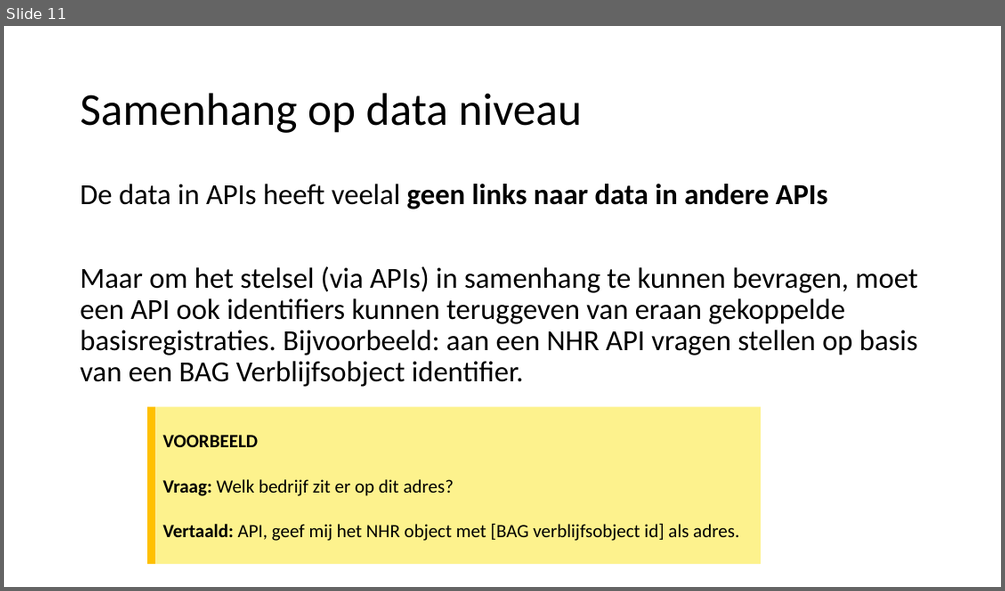
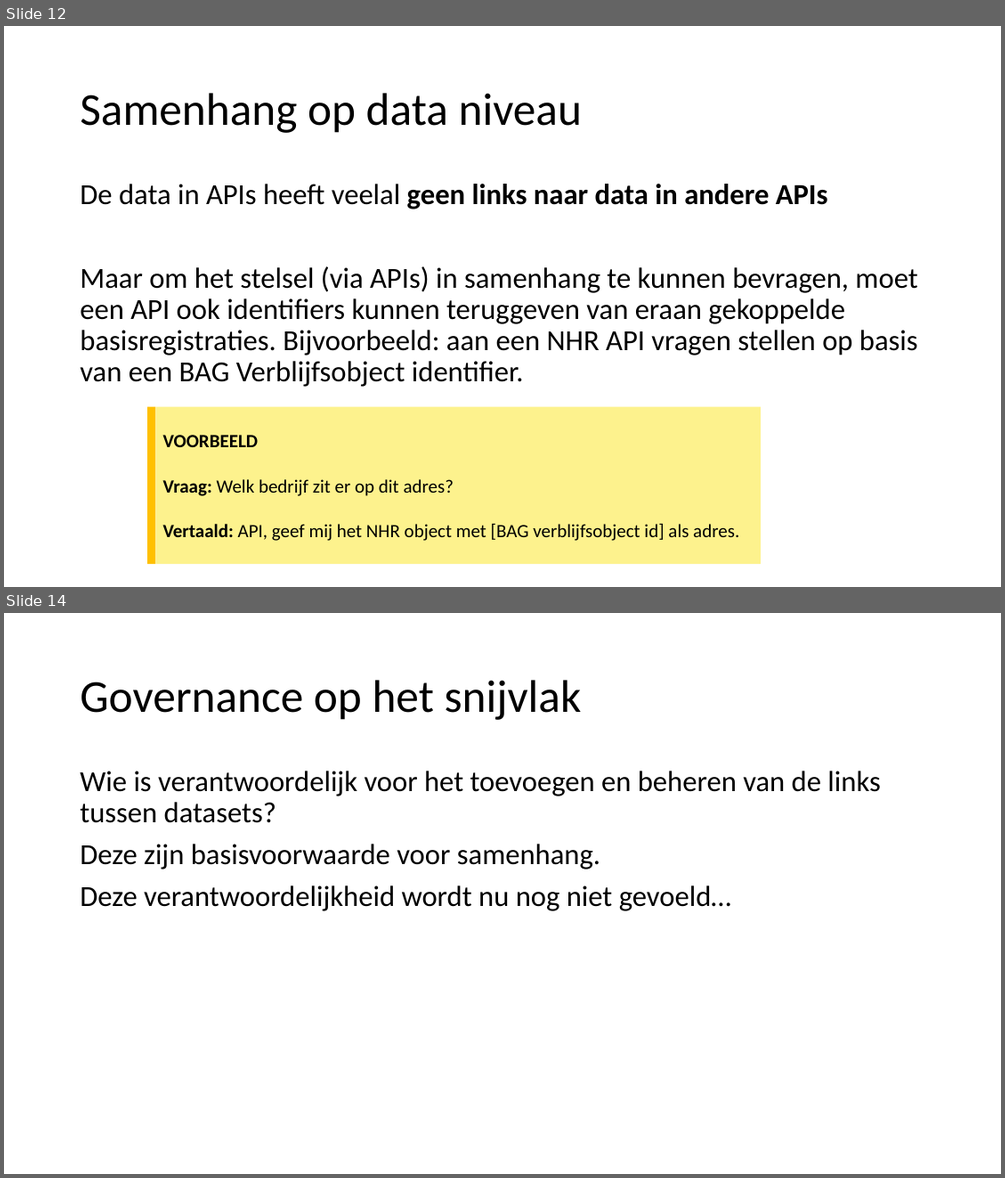
Before and after one commit to Geonovum/disgeo-demo, a slide deck: presentaties/lessons_learned.pptx. Shown one above the other, each under a label of ours: slide 11 before the commit, slides 12 and 14 after it; the slides between them are not shown. The pictures are 1005x591 and 1005x1178 pixels, drawn with LibreOffice and Linux fonts; fonts in the diff are those of the drawing. Boxes give left, top, right and bottom in pixels: in the first picture for what was removed or moved away, otherwise in the second. Text is boxed around its words. In the diff, an @@ line names an element or a change of style, - is before the commit and + after.

```diff
--- a/presentaties/lessons_learned.pptx
+++ b/presentaties/lessons_learned.pptx
@@ slide 14 added at box(4, 613, 1001, 1174), background #FFFFFF @@
@@ title added at box(80, 680, 582, 720), 44 pt, text #000000 @@
+Governance op het snijvlak
@@ text added at box(80, 771, 880, 911), 28 pt, text #000000 @@
+Wie is verantwoordelijk voor het toevoegen en beheren van de links tussen datasets?
+Deze zijn basisvoorwaarde voor samenhang.
+Deze verantwoordelijkheid wordt nu nog niet gevoeld…
@@ what was slide 11 is now slide 12 @@
```
Also in this commit, not shown: 1 slide changed, 1 other slide added.
